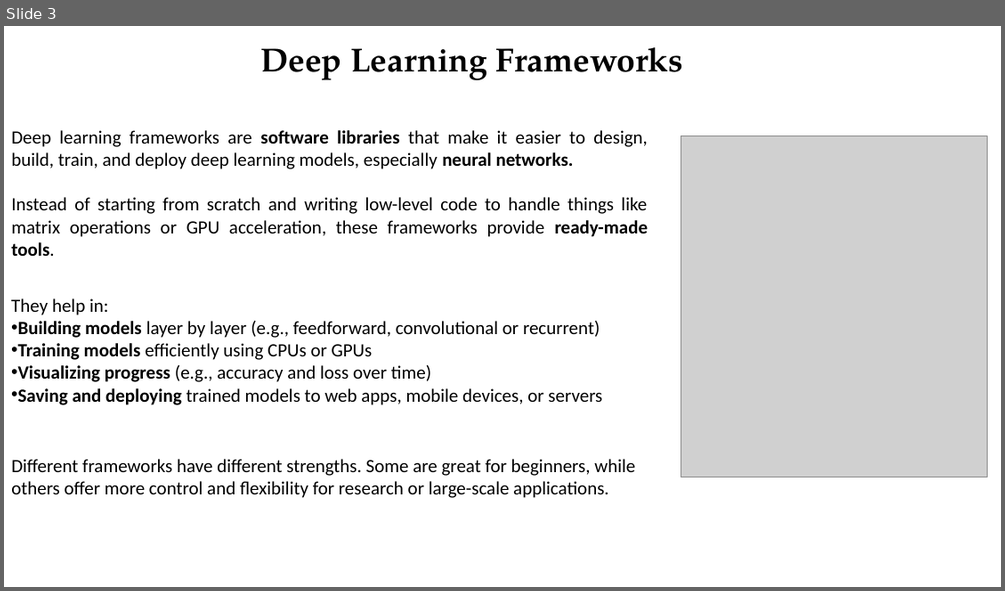
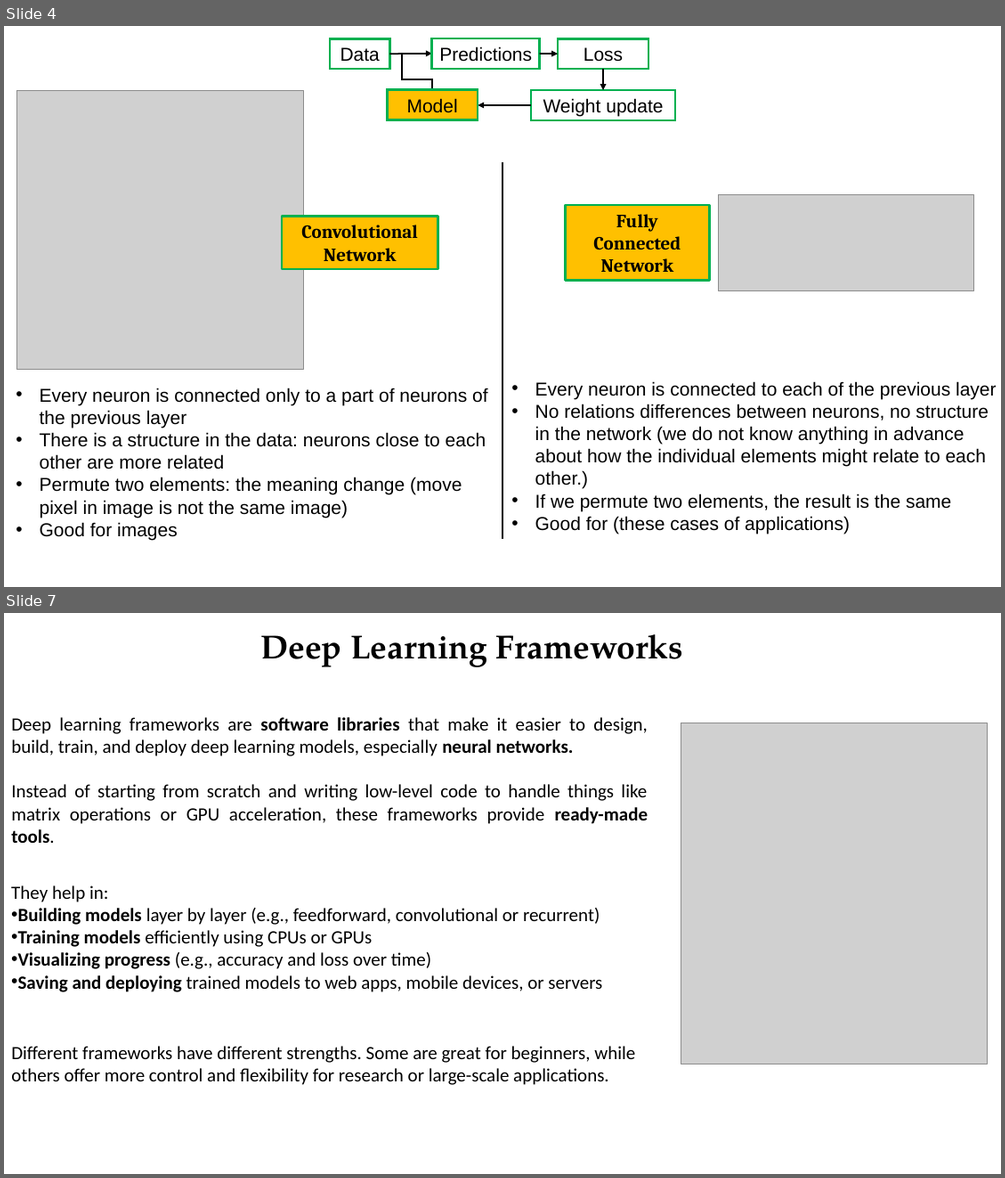
Before and after one commit to Nemenick/FCA_DeepNeuralNework-with-TensorFlow, a slide deck: _SNS_DeepNeuralNework with TensorFlow_lezione.pptx. Shown one above the other, each under a label of ours: slide 3 before the commit, slides 4 and 7 after it; the slides between them are not shown. The pictures are 1005x591 and 1005x1178 pixels, drawn with LibreOffice and Linux fonts; fonts in the diff are those of the drawing; grey boxes stand for pictures. Boxes give left, top, right and bottom in pixels: in the first picture for what was removed or moved away, otherwise in the second. Text is boxed around its words. In the diff, an @@ line names an element or a change of style, - is before the commit and + after.

```diff
--- a/_SNS_DeepNeuralNework with TensorFlow_lezione.pptx
+++ b/_SNS_DeepNeuralNework with TensorFlow_lezione.pptx
@@ slide 4 added at [4,26,1001,587], background #FFFFFF @@
@@ group added at [330,38,676,120]: 5 rectangles, 3 arrows, 1 line, 1 elbow arrow @@
+Data
+Model
+Loss
+Weight update
+Predictions
@@ picture added at [16,91,303,370] @@
@@ rectangle added at [387,89,477,119], fill #FFC000, outline #00B050 2.25 pt, 18 pt, text #000000 @@
+Model
@@ line added from (502, 162) to (502, 539), #000000 1.5 pt @@
@@ rectangle added at [566,205,710,281], fill #FFC000, outline #00B050 2.25 pt, 18 pt, text #000000, bold @@
+Fully
+Connected Network
@@ picture added at [718,194,974,290] @@
@@ rectangle added at [282,216,437,269], fill #FFC000, outline #00B050 2.25 pt, 18 pt, text #000000, bold @@
+Convolutional Network
@@ text added at [40,387,487,540], 18 pt, text #000000 @@
+• Every neuron is connected only to a part of neurons of the previous layer
+• There is a structure in the data: neurons close to each other are more related
+• Permute two elements: the meaning change (move pixel in image is not the same image)
+• Good for images
@@ text added at [535,381,995,533], 18 pt, text #000000 @@
+• Every neuron is connected to each of the previous layer
+• No relations differences between neurons, no structure in the network (we do not know anything in advance about how the individual elements might relate to each other.)
+• If we permute two elements, the result is the same
+• Good for (these cases of applications)
@@ what was slide 3 is now slide 7 @@
```
Also in this commit, not shown: 4 slides changed, 2 other slides added, 1 slide removed, 2 other files.
